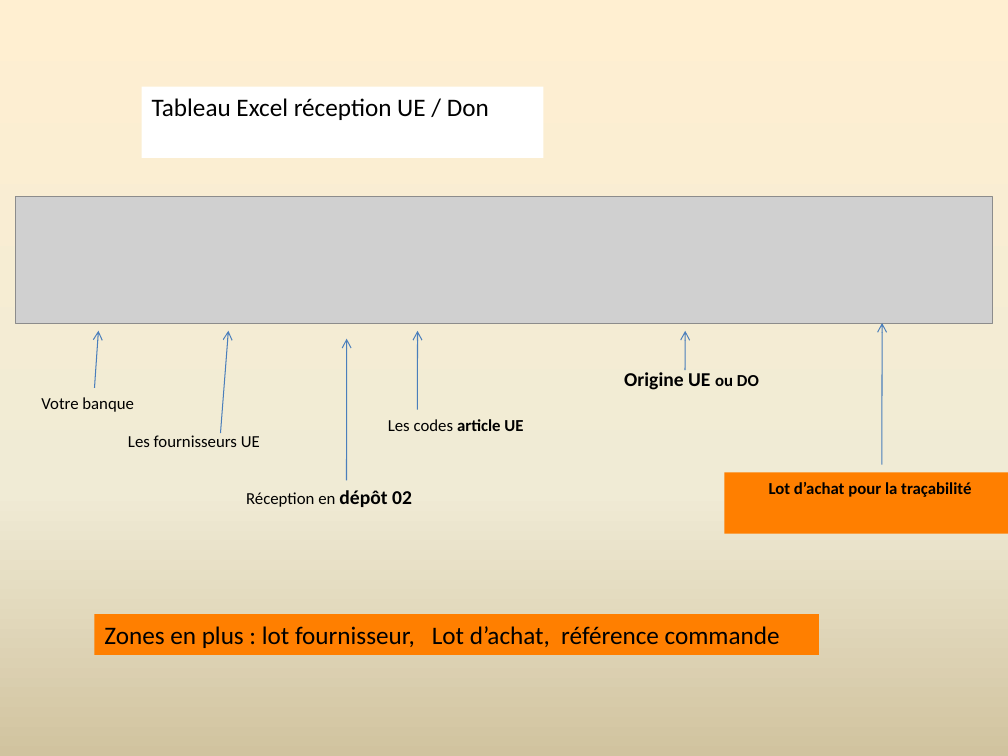
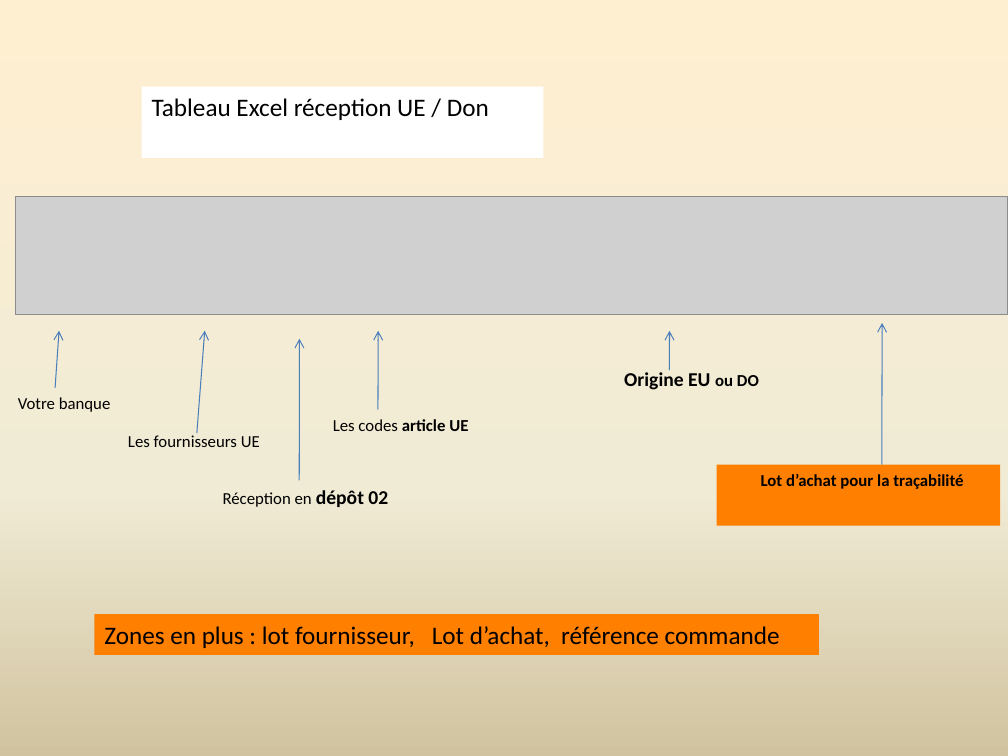
Before and after one commit to yvallet/import_reception, a slide deck: slide 8 of Les tutoriels de la FFBA_page1.pptx. Drawn at 1008x756 pixels with LibreOffice and Linux fonts; fonts in the diff are those of the drawing; grey boxes stand for pictures. Boxes give left, top, right and bottom in pixels: in the first picture for what was removed or moved away, otherwise in the second. Text is boxed around its words. In the diff, an @@ line names an element or a change of style, - is before the commit and + after.

```diff
--- a/Les tutoriels de la FFBA_page1.pptx
+++ b/Les tutoriels de la FFBA_page1.pptx
@@ picture: place and size @@
-picture at [16, 197, 993, 324]
+picture at [16, 197, 1008, 314]
@@ arrow moved from (95, 388) - (99, 331) to (55, 388) - (59, 331) @@
@@ 2 texts, 1 arrow: place and size @@
-2 texts, 1 arrow at [41, 331, 412, 507]
+2 texts, 1 arrow at [18, 331, 388, 507]
@@ arrow moved from (347, 481) - (347, 339) to (299, 481) - (299, 339) @@
@@ arrow moved from (417, 409) - (417, 331) to (378, 409) - (378, 331) @@
@@ arrow moved from (685, 370) - (685, 331) to (669, 370) - (669, 331) @@
@@ text at [624, 372, 759, 390]: text changed @@
-Origine UE ou DO
+Origine EU ou DO
@@ text "Les codes article UE": place and size @@
-text "Les codes article UE" at [388, 419, 523, 431]
+text "Les codes article UE" at [333, 419, 468, 431]
@@ rectangle "Lot d’achat pour la traçabilité": place and size @@
-rectangle "Lot d’achat pour la traçabilité" at [725, 473, 1008, 534]
+rectangle "Lot d’achat pour la traçabilité" at [717, 465, 1000, 526]
```
Also in this commit, not shown: 8 other files.
